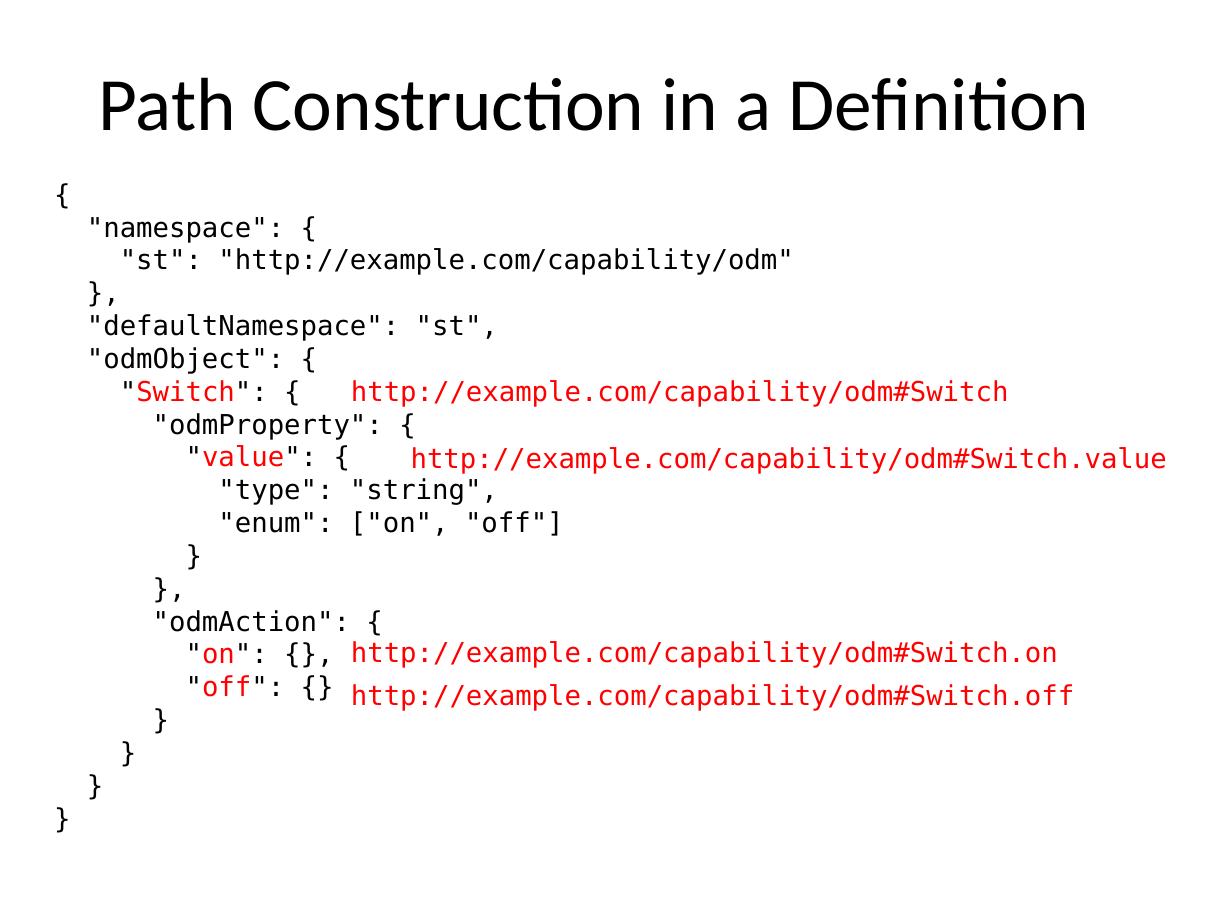
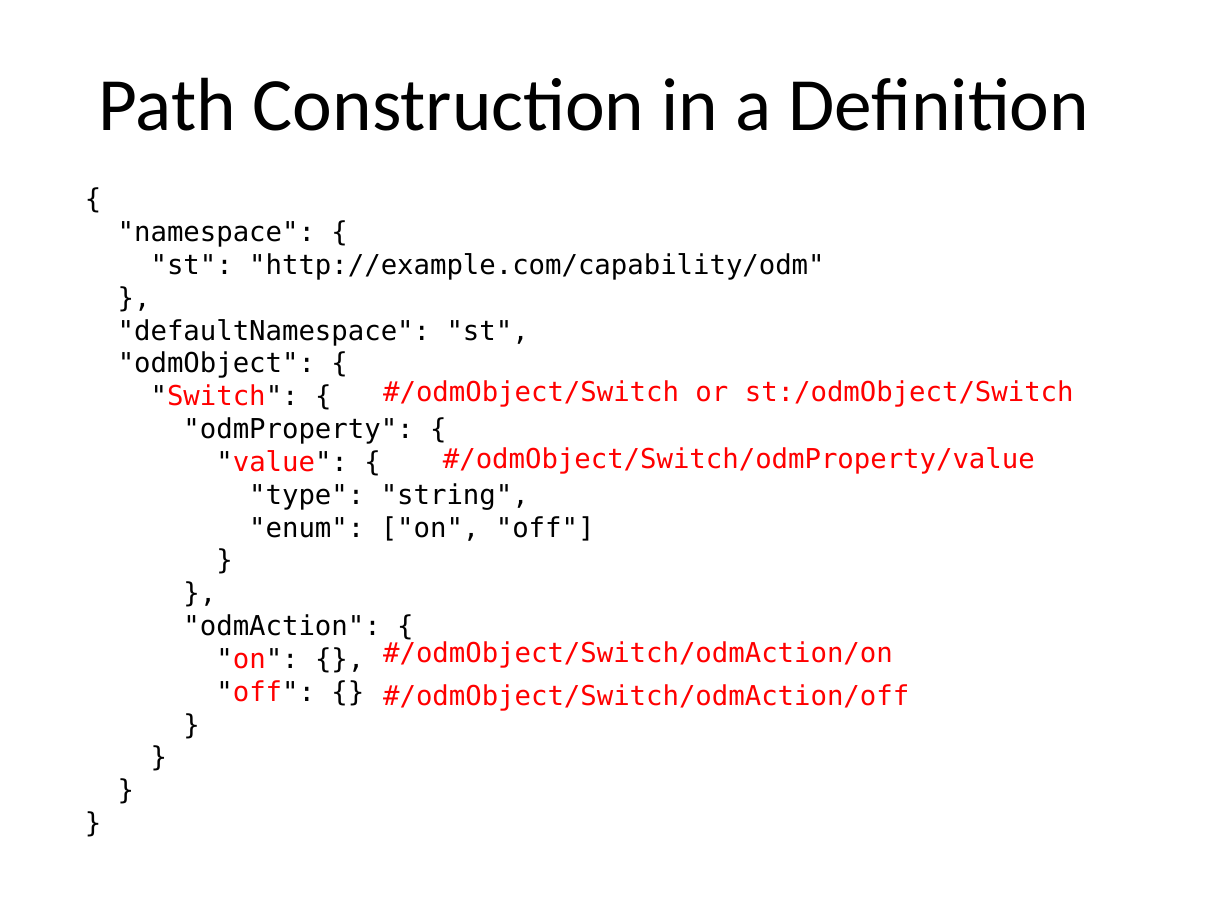
Before and after one commit to mjkoster/ODM-Examples, a slide deck: slide 6 of sdf-extensions.pptx (slide 7 before the commit). Drawn at 1232x924 pixels with LibreOffice and Linux fonts; fonts in the diff are those of the drawing. Boxes give left, top, right and bottom in pixels: in the first picture for what was removed or moved away, otherwise in the second. Text is boxed around its words. In the diff, an @@ line names an element or a change of style, - is before the commit and + after.

Commit message:
added an OCF example
added an OCF example to illustrate the use of the odmView class to model OCF Interface Types

```diff
--- a/sdf-extensions.pptx
+++ b/sdf-extensions.pptx
@@ text "{" moved from (x1=87, y1=217, x2=793, y2=697) to (x1=118, y1=221, x2=824, y2=702) @@
@@ text at (x1=383, y1=380, x2=1074, y2=407): text changed @@
-http://example.com/capability/odm#Switch
+#/odmObject/Switch or st:/odmObject/Switch
@@ text at (x1=443, y1=447, x2=1035, y2=474): text changed @@
-http://example.com/capability/odm#Switch.value
+#/odmObject/Switch/odmProperty/value
@@ text at (x1=383, y1=641, x2=893, y2=668): text changed @@
-http://example.com/capability/odm#Switch.on
+#/odmObject/Switch/odmAction/on
@@ text at (x1=383, y1=684, x2=909, y2=711): text changed @@
-http://example.com/capability/odm#Switch.off
+#/odmObject/Switch/odmAction/off
```
Also in this commit, not shown: 4 other slides changed, 4 slides added, 2 slides removed, 2 other files.
